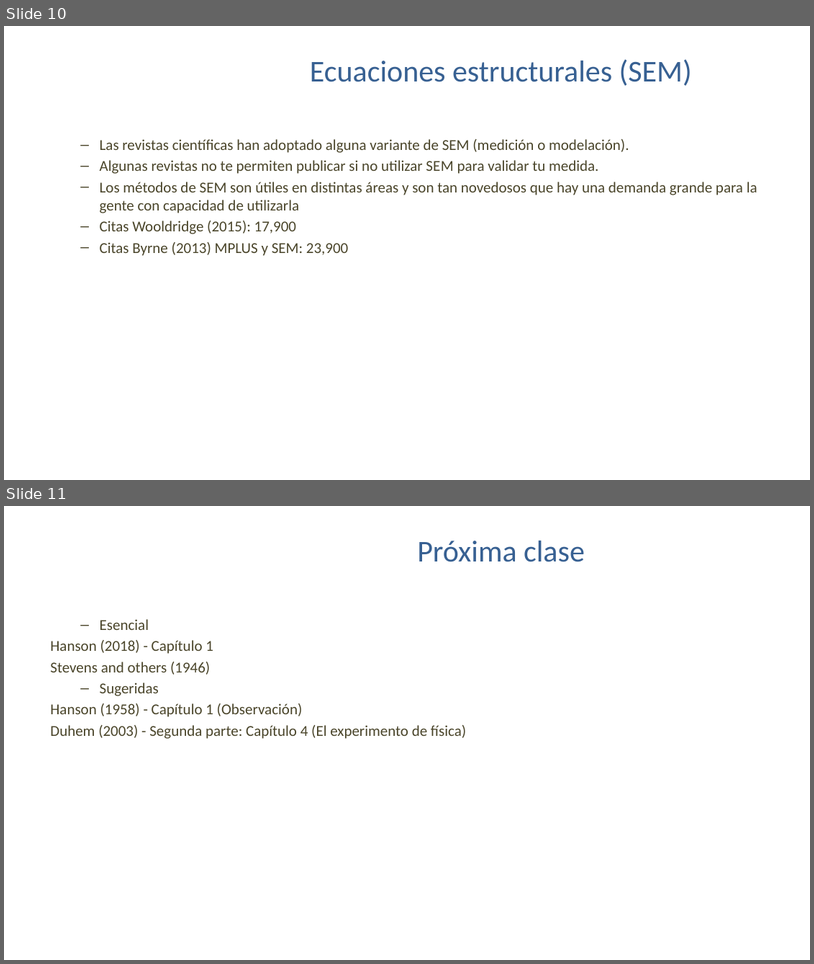
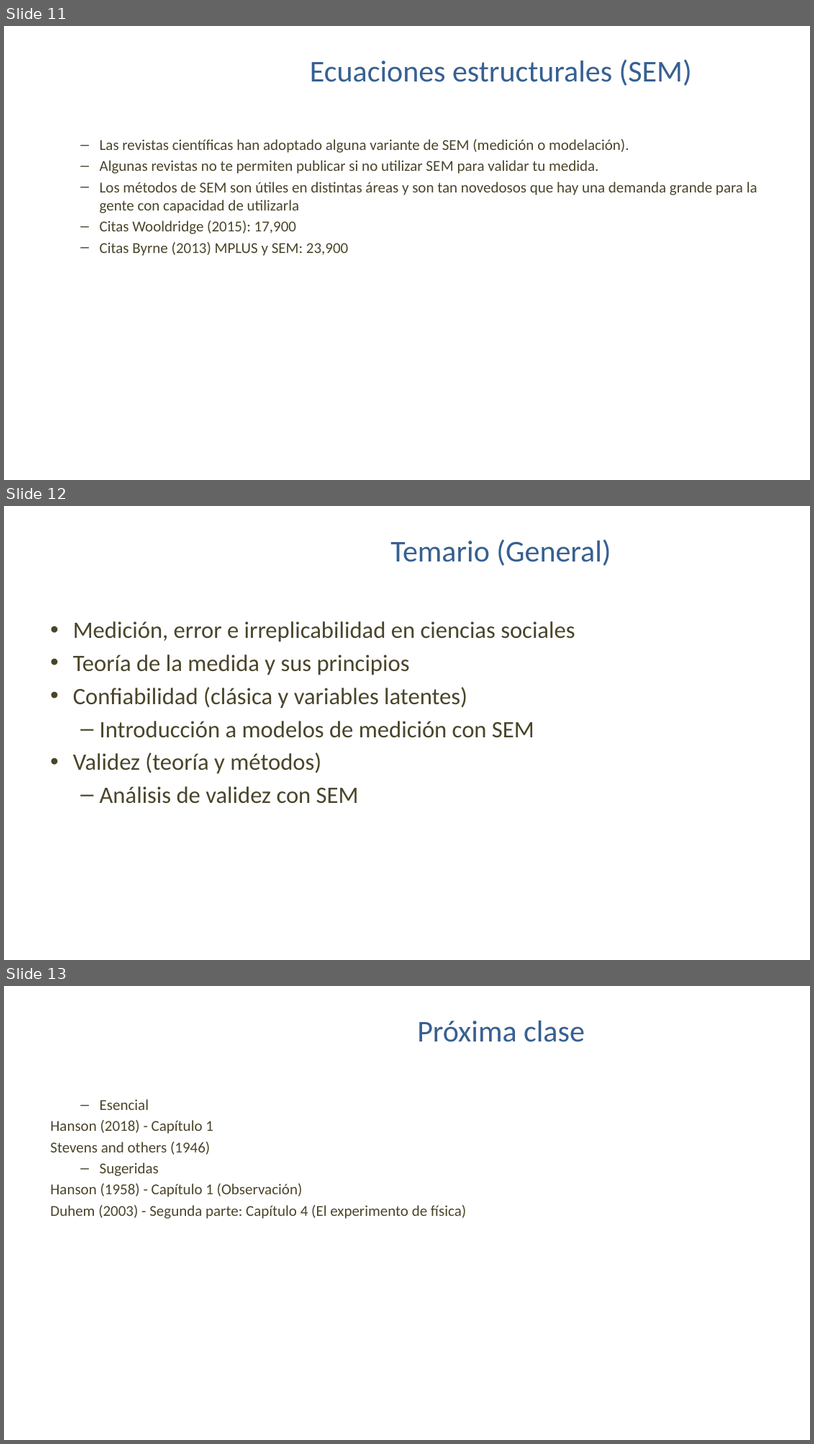
Before and after one commit to chuffmanMEX/SEMindicadores, a slide deck: Clase_1.pptx. Shown one above the other, each under a label of ours: slides 10 and 11 before the commit, slides 11, 12 and 13 after it. The pictures are 814x964 and 814x1444 pixels, drawn with LibreOffice and Linux fonts; fonts in the diff are those of the drawing; background and template pictures are left out. Boxes give left, top, right and bottom in pixels: in the first picture for what was removed or moved away, otherwise in the second. Text is boxed around its words. In the diff, an @@ line names an element or a change of style, - is before the commit and + after.

```diff
--- a/Clase_1.pptx
+++ b/Clase_1.pptx
@@ slide 12 added at (4,506,810,960), background picture (left out) @@
@@ title added at (391,539,611,566), 36 pt, text #376092 @@
+Temario (General)
@@ text added at (73,621,575,803), 28 pt, text #4A452A @@
+• Medición, error e irreplicabilidad en ciencias sociales
+• Teoría de la medida y sus principios
+• Confiabilidad (clásica y variables latentes)
+  – Introducción a modelos de medición con SEM
+• Validez (teoría y métodos)
+  – Análisis de validez con SEM
@@ what was slide 10 is now slide 11 @@
@@ what was slide 11 is now slide 13 @@
```
Also in this commit, not shown: 1 slide changed, 1 other slide added.
